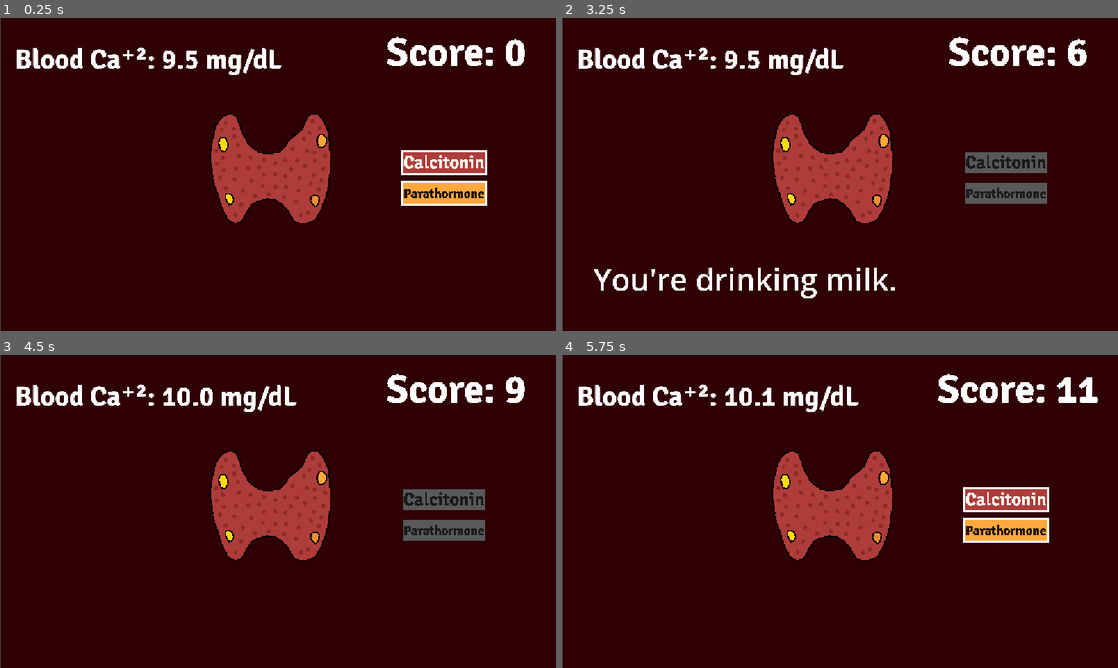
Above: before the commit, frames 1-4 (two rows, left to right).
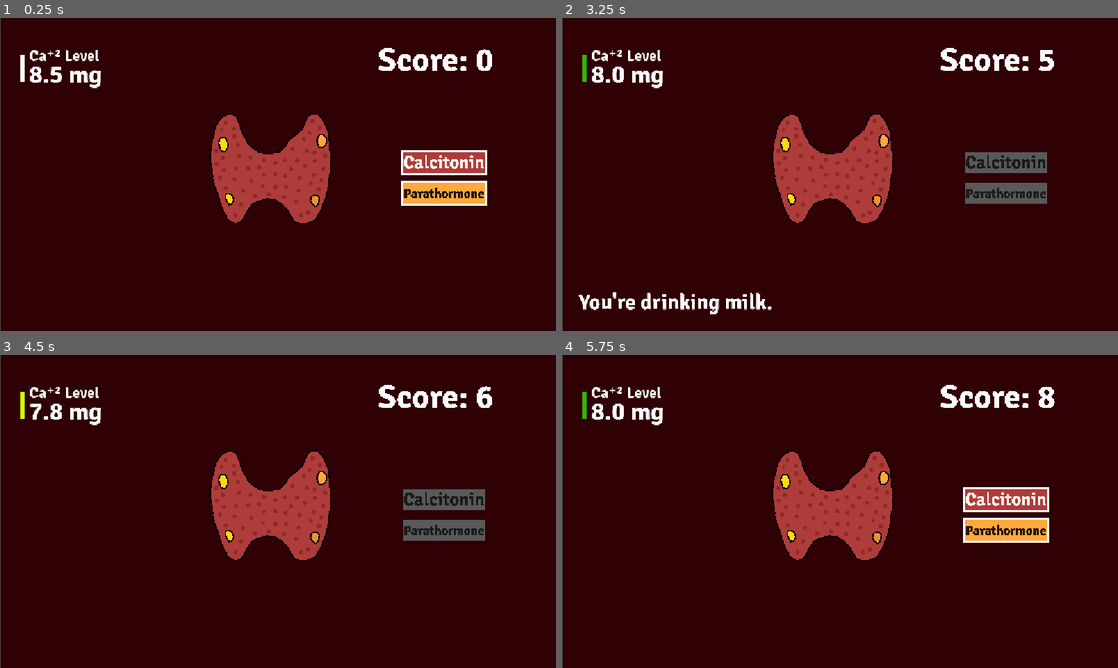
Above: after the commit, the same moments.

Repository: NileKnight1/hormonal-coordination
Game: Godot game, scene res://scenes/thyroid.tscn
Same seed, same stepped clock (60 frames per second), same inputs: the game is played once before the commit and once after it. This scene is started directly instead of the project's main scene.
Inputs (mouse positions are in pixels of both pictures, inside the frame that each line leads up to):
- Up to frame 1 (0.25 s): no input
- Up to frame 2 (3.25 s): click (1006, 161) at 0.5 s; tap Enter at 1.25 s; move the mouse to (962, 158) at 1.27 s; hold Right 1.28-2.03 s; tap Alt at 1.35 s; click (962, 158) at 1.42 s; move the mouse to (728, 190) at 2.02 s; hold Down 2.03-2.75 s; tap Shift at 2.1 s; click (728, 190) at 2.17 s; click (1006, 193) at 2.75 s
- Up to frame 3 (4.5 s): move the mouse to (333, 442) at 3.52 s; hold Right 3.53-4.28 s; tap Alt at 3.6 s; click (333, 442) at 3.67 s; move the mouse to (250, 574) at 4.27 s; hold Up from 4.28 s (still down); tap Shift at 4.35 s; click (250, 574) at 4.42 s
- Up to frame 4 (5.75 s): move the mouse to (1006, 558) at 5.02 s; release Up at 5.03 s; hold Left from 5.03 s (still down); tap Alt at 5.1 s; click (1006, 558) at 5.17 s

The runs differ from the first frame. In frame 1, 2.9% of the frame differs, in the area x 3-95%, y 6-23%; in frame 2, 5.1%, in the area x 3-95%, y 6-95%; in frame 3, 3.0%; in frame 4, 3.2%.

Commit message:
i made thyroid calcium ui like the general level, adjusted death to be like pancreas, and scoring to be relative to seconds, adjusted the game flow

Diff:
--- a/project.godot
+++ b/project.godot
@@ -28,6 +28,10 @@
 
 enabled=PackedStringArray("res://addons/godot_super-wakatime/plugin.cfg")
 
+[input_devices]
+
+pointing/emulate_touch_from_mouse=true
+
 [physics]
 
 3d/physics_engine="Jolt Physics"
--- a/scenes/pancreas.tscn
+++ b/scenes/pancreas.tscn
@@ -178,9 +178,9 @@
 theme_override_styles/panel = SubResource("StyleBoxFlat_8dnf8")
 
 [node name="score" type="Label" parent="." unique_id=1802543089]
-offset_left = 306.99997
+offset_left = 207.0
 offset_top = -279.0
-offset_right = 2485.0
+offset_right = 3399.0
 offset_bottom = 493.0
 scale = Vector2(0.11, 0.11)
 theme_override_fonts/font = ExtResource("5_8dnf8")
--- a/scenes/thyroid.tscn
+++ b/scenes/thyroid.tscn
@@ -11,12 +11,27 @@
 [ext_resource type="Texture2D" uid="uid://d2tga3sac43wi" path="res://assets/pth2button.png" id="8_xyii0"]
 [ext_resource type="Texture2D" uid="uid://bxsjd0wdjpxec" path="res://assets/pth3button.png" id="9_sdcp7"]
 [ext_resource type="Texture2D" uid="uid://dbd1d5wufr2ns" path="res://assets/pth4button.png" id="10_u41yy"]
+[ext_resource type="AudioStream" uid="uid://bcr0ooramemnx" path="res://audio/fluid.mp3" id="12_aec05"]
 
 [sub_resource type="StyleBoxFlat" id="StyleBoxFlat_8g128"]
 bg_color = Color(0.18576995, 0.00057644997, 0.016268224, 1)
 
+[sub_resource type="StyleBoxFlat" id="StyleBoxFlat_aec05"]
+bg_color = Color(0, 0, 0, 0.7058824)
+
+[sub_resource type="StyleBoxEmpty" id="StyleBoxEmpty_aec05"]
+
+[sub_resource type="StyleBoxEmpty" id="StyleBoxEmpty_an0hf"]
+
+[sub_resource type="StyleBoxEmpty" id="StyleBoxEmpty_jxgbn"]
+
+[sub_resource type="StyleBoxEmpty" id="StyleBoxEmpty_j710m"]
+
 [node name="Node2D" type="Node2D" unique_id=1121657011]
 script = ExtResource("1_5o43r")
+
+[node name="1s" type="Timer" parent="." unique_id=748834567]
+autostart = true
 
 [node name="general" type="Timer" parent="." unique_id=1086234025]
 wait_time = 15.0
@@ -63,37 +78,54 @@
 texture_hover = ExtResource("9_sdcp7")
 texture_disabled = ExtResource("10_u41yy")
 
-[node name="calcium_level" type="Label" parent="Control" unique_id=1658676497]
+[node name="status" type="Label" parent="Control" unique_id=562806832]
 layout_mode = 0
-offset_left = -544.99994
-offset_top = -273.0
-offset_right = 451.00006
-offset_bottom = -124.0
-scale = Vector2(0.525, 0.525)
+offset_left = -541.0
+offset_top = 236.99998
+offset_right = 432.0
+offset_bottom = 344.0
+scale = Vector2(0.57, 0.57)
 theme_override_fonts/font = ExtResource("3_8jgsw")
-theme_override_font_sizes/font_size = 109
-text = "Blood Ca⁺²: 9.5 mg/dL"
+theme_override_font_sizes/font_size = 78
 
-[node name="status" type="Label" parent="Control" unique_id=755735251]
+[node name="Control2" type="Control" parent="Control" unique_id=1728116146]
+anchors_preset = 0
+offset_left = -548.0
+offset_top = -309.0
+offset_right = -508.0
+offset_bottom = -269.0
+scale = Vector2(0.814907, 0.814907)
+
+[node name="Label" type="Label" parent="Control/Control2" unique_id=243161860]
 layout_mode = 0
-offset_left = -511.0
-offset_top = 173.0
-offset_right = 637.0
-offset_bottom = 362.0
-scale = Vector2(0.535, 0.535)
-theme_override_font_sizes/font_size = 118
+offset_left = 40.0
+offset_top = 54.0
+offset_right = 368.0
+offset_bottom = 123.0
+theme_override_fonts/font = ExtResource("3_8jgsw")
+theme_override_font_sizes/font_size = 39
+text = "Ca⁺² Level"
 
-[node name="score" type="Label" parent="Control" unique_id=957233200]
+[node name="Label2" type="Label" parent="Control/Control2" unique_id=1952226347]
 layout_mode = 0
-offset_left = 179.0
-offset_top = -303.99997
-offset_right = 3635.0
-offset_bottom = 631.0
-scale = Vector2(0.11, 0.11)
+offset_left = 40.0
+offset_top = 80.0
+offset_right = 368.0
+offset_bottom = 171.0
 theme_override_fonts/font = ExtResource("3_8jgsw")
-theme_override_font_sizes/font_size = 758
-text = "Score: 000"
-horizontal_alignment = 1
+theme_override_font_sizes/font_size = 63
+text = "8.5 mg"
+vertical_alignment = 1
+
+[node name="Label3" type="Label" parent="Control/Control2" unique_id=1104467736]
+layout_mode = 0
+offset_left = 12.999999
+offset_top = 62.68142
+offset_right = 56.0
+offset_bottom = 165.66312
+theme_override_fonts/font = ExtResource("3_8jgsw")
+theme_override_font_sizes/font_size = 74
+text = "|"
 
 [node name="Panel" type="Panel" parent="." unique_id=64223237]
 z_index = -1
@@ -105,7 +137,48 @@
 theme_override_styles/panel = SubResource("StyleBoxFlat_8g128")
 metadata/_edit_lock_ = true
 
+[node name="bg" type="Panel" parent="." unique_id=367173424]
+visible = false
+offset_left = -584.0
+offset_top = -329.99997
+offset_right = 596.0
+offset_bottom = 333.00003
+theme_override_styles/panel = SubResource("StyleBoxFlat_aec05")
+
+[node name="score" type="Label" parent="." unique_id=373036203]
+offset_left = 207.0
+offset_top = -279.0
+offset_right = 3399.0
+offset_bottom = 493.0
+scale = Vector2(0.11, 0.11)
+theme_override_fonts/font = ExtResource("3_8jgsw")
+theme_override_font_sizes/font_size = 626
+text = "Score: 0"
+vertical_alignment = 1
+
+[node name="but" type="Button" parent="." unique_id=912021726]
+visible = false
+offset_left = -550.0
+offset_top = 226.0
+offset_right = -245.0
+offset_bottom = 305.0
+theme_override_colors/font_color = Color(0.7479036, 0.32087067, 0.52911603, 1)
+theme_override_fonts/font = ExtResource("3_8jgsw")
+theme_override_font_sizes/font_size = 63
+theme_override_styles/normal = SubResource("StyleBoxEmpty_aec05")
+theme_override_styles/pressed = SubResource("StyleBoxEmpty_an0hf")
+theme_override_styles/hover = SubResource("StyleBoxEmpty_jxgbn")
+theme_override_styles/focus = SubResource("StyleBoxEmpty_j710m")
+text = "Main Menu"
+
+[node name="music" type="AudioStreamPlayer" parent="." unique_id=1159319510]
+stream = ExtResource("12_aec05")
+autoplay = true
+parameters/looping = true
+
+[connection signal="timeout" from="1s" to="." method="_on_s_timeout"]
 [connection signal="timeout" from="general" to="." method="_on_general_timeout"]
 [connection signal="timeout" from="cooldown" to="." method="_on_timer_timeout"]
 [connection signal="button_down" from="Control/calcitonin" to="." method="_on_calcitonin_button_down"]
 [connection signal="button_down" from="Control/parathormone" to="." method="_on_parathormone_button_down"]
+[connection signal="pressed" from="but" to="." method="_on_but_pressed"]
--- a/scripts/pancreas.gd
+++ b/scripts/pancreas.gd
@@ -139,6 +139,7 @@
 			#
 	#$Node/score.text = "Score: " + str(score/60)
 	#
+
 func death():
 	print("You're dead")
 	b1.disabled = 1
--- a/scripts/thyroid.gd
+++ b/scripts/thyroid.gd
@@ -5,11 +5,27 @@
 @onready var b1 = $Control/calcitonin
 @onready var b2 = $Control/parathormone
 @onready var cooldown = $cooldown
+@onready var line_calcium = $Control/Control2/Label3
 
 var alive = 1
 var calcium_level = 95.0
 var score = 0
 var waiting_time = 10
+
+
+var click = preload("res://audio/click.wav")
+var lose = preload("res://audio/sudden.mp3")
+#var sec = preload("res://audio/message.mp3")
+
+
+func play_sound(sound):
+	var temp = AudioStreamPlayer.new()
+	temp.stream = sound
+	add_child(temp)
+
+	temp.finished.connect(temp.queue_free)
+	temp.play()
+
 
 var ca_inc = [
 	["You're drinking milk.", 6],
@@ -25,61 +41,30 @@
 ]
 
 
-func change_calcium(x, s):
-	var temp
-	var sum = 0
-
-	print("X before while " + str(x))
-	#print("Ca before " + str(calcium_level))
-	#print("X before while " + str(x))
-
-
-	while x:
-		#calcium_level *= 10
-		temp = randi_range(1, x)
-		x -= temp
-		#print(temp)
-		#print("X " + str(x))
-
-		#calcium_level *= 10
-		#print("Ca before " + str(calcium_level))
-
-
-		calcium_level += temp * s
-		#calcium_level /= 10
-		#print("Ca after " + str(calcium_level))
-
-
-
-		$Control/calcium_level.text = "Blood Ca⁺²: %.1f mg/dL" % (calcium_level/10)
-		await get_tree().create_timer(1).timeout
-
-	print("Ca end " + str(calcium_level))
+
+func _on_s_timeout() -> void:
+	print("hi")
+	$Control/Control2/Label2.text = str(calcium_level/10) + " mg"
+
+	if calcium_level < 70:
+		line_calcium.add_theme_color_override("font_color", global.extreme)
+	elif calcium_level < 80:
+		line_calcium.add_theme_color_override("font_color", global.medium)
+
+	elif calcium_level < 105:
+		line_calcium.add_theme_color_override("font_color", global.perfect)
+
+	elif calcium_level < 115:
+		line_calcium.add_theme_color_override("font_color", global.medium)
+	else:
+		line_calcium.add_theme_color_override("font_color", global.extreme)
+
+	#$Control/score.text = "Score: " + str(score)
 
 	if calcium_level < 60:
 		death()
 	if calcium_level > 125:
 		death()
-
-func death():
-	print("You're dead.")
-	alive = 0
-	#global.scores[0] = ["thyroid", score/60]
-	global.update_scores("thyroid", score/60)
-
-
-	b1.disabled = 1
-	b2.disabled = 1
-
-	#global.save_scores()
-
-
-func _ready() -> void:
-	change_calcium(0, 1)
-	run()
-	pass
-
-func _process(delta: float) -> void:
 
 	if alive:
 		if score < 0:
@@ -95,7 +80,77 @@
 		else:
 			score -= 3
 
-		$Control/score.text = "Score: " + str(score/60)
+	if score < 0:
+			score = 0
+	$score.text = "Score: " + str(score)
+
+
+
+
+
+func change_calcium(x, s):
+	var temp
+	var sum = 0
+
+	print("X before while " + str(x))
+	#print("Ca before " + str(calcium_level))
+	#print("X before while " + str(x))
+
+
+	while x:
+		#calcium_level *= 10
+		temp = randi_range(1, x)
+		x -= temp
+		#print(temp)
+		#print("X " + str(x))
+
+		#calcium_level *= 10
+		#print("Ca before " + str(calcium_level))
+
+
+		calcium_level += temp * s
+		#calcium_level /= 10
+		#print("Ca after " + str(calcium_level))
+
+
+
+		#$Control/calcium_level.text = "Blood Ca⁺²: %.1f mg/dL" % (calcium_level/10)
+		await get_tree().create_timer(1).timeout
+
+	#print("Ca end " + str(calcium_level))
+	#
+	#if calcium_level < 60:
+		#death()
+	#if calcium_level > 125:
+		#death()
+
+func death():
+	play_sound(lose)
+	print("You're dead.")
+	$"1s".stop()
+	$general.stop()
+	$cooldown.stop()
+	$music.stop()
+	$bg.visible = 1
+	$but.visible = 1
+
+	alive = 0
+	#global.scores[0] = ["thyroid", score/60]
+	global.update_scores("thyroid", score)
+
+
+	b1.disabled = 1
+	b2.disabled = 1
+
+	#global.save_scores()
+
+
+func _ready() -> void:
+	change_calcium(0, 1)
+	run()
+	pass
+
+
 
 func run():
 	await get_tree().create_timer(3).timeout
@@ -119,12 +174,15 @@
 		await get_tree().create_timer(waiting_time).timeout
 
 func _on_calcitonin_button_down() -> void:
+	play_sound(click)
 	cooldown.start()
 	b1.disabled = 1
 	b2.disabled = 1
-	change_calcium(2, -1)
+	change_calcium(20, -1)
 
 func _on_parathormone_button_down() -> void:
+	play_sound(click)
+
 	cooldown.start()
 	b1.disabled = 1
 	b2.disabled = 1
@@ -161,3 +219,8 @@
 func _on_general_timeout() -> void:
 	if waiting_time > 1.5:
 		waiting_time -=1
+
+
+func _on_but_pressed() -> void:
+	play_sound(click)
+	get_tree().change_scene_to_file("res://scenes/main_menu.tscn")
